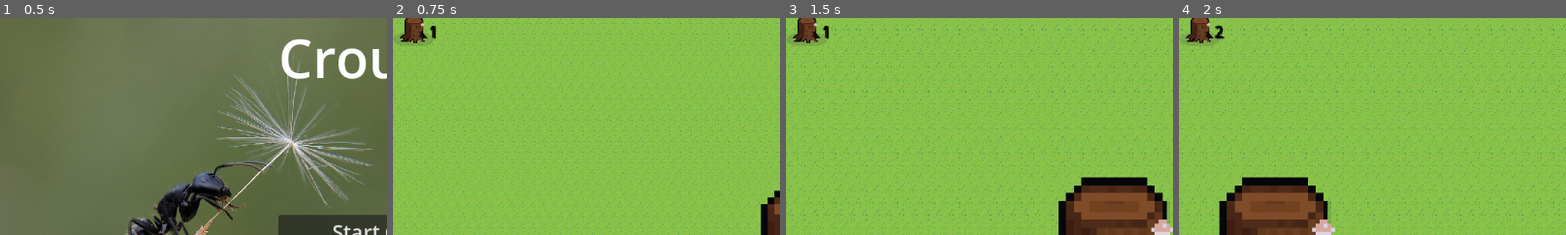
Above: before the commit, frames 1-4 (left to right).
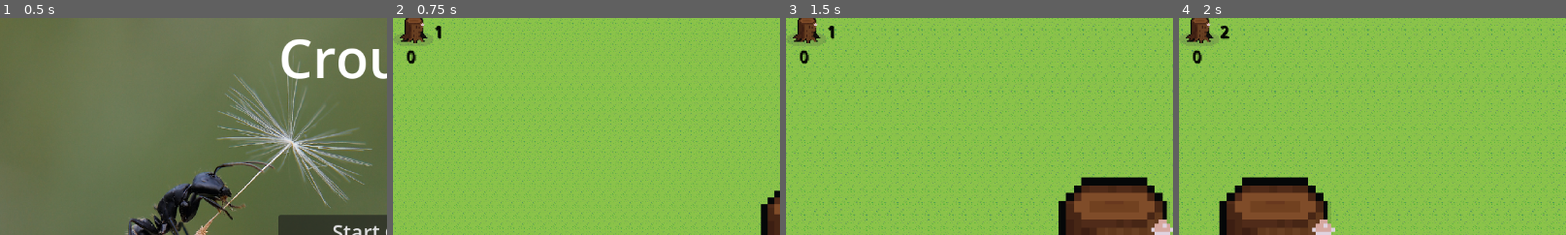
Above: after the commit, the same moments.

Repository: lotuscramoisi/Croumis
Game: Godot game, scene res://scene/main_menu.tscn
Two runs of this game, one before a commit and one after it. Both use one fixed random seed, a clock stepped at 60 frames per second and the inputs below.
Inputs (mouse positions are % of the whole screen's width and height, from its top left):
- Up to frame 1 (0.5 s): no input
- Up to frame 2 (0.75 s): click "Start Game" at 0.5 s
- Up to frame 3 (1.5 s): tap Enter at 1.25 s; move the mouse to (72, 45) at 1.27 s; hold D (input_right) from 1.28 s (still down); tap Mouse wheel down (input_scroll_down) at 1.35 s
- Up to frame 4 (2 s): keep holding D (input_right)
The pictures show only the part of the screen within x 0-50%, y 2-52%; the shares and areas given below are measured in that part.

Frame 1 is identical in both runs. In frame 2, 0.3% of the frame differs, in the area x 3-13%, y 3-22%; in frame 3, 0.3%; in frame 4, 0.3%, in the area x 3-14%, y 3-22%.

Commit message:
Show food collected

Diff:
--- a/code/AntHandling.gd
+++ b/code/AntHandling.gd
@@ -106,9 +106,12 @@
 
 	# If close to base, reset to wandering
 	if position.distance_to(base_position) < 100:
+		if is_transporting != null:
+			GlobalColony.add_food_in_colony()
+
+		is_transporting = null
 		motivation_to_explore = 0
 		global_energy = 0
-		is_transporting = null
 		current_state = State.WANDERING
 
 func pick_direction_using_pheromons(delta):
--- a/code/GlobalColony.gd
+++ b/code/GlobalColony.gd
@@ -1,6 +1,7 @@
 extends Node
 
 var ants_alive = 0
+var food_in_colony = 0
 
 func add_ants():
 	ants_alive += 1
@@ -10,3 +11,6 @@
 
 func set_ants_alive(count):
 	ants_alive = count
+
+func add_food_in_colony():
+	food_in_colony += 1
--- a/code/numberOfAnts.gd
+++ b/code/numberOfAnts.gd
@@ -1,9 +1,12 @@
 extends Control
 
 @onready var label = $NumberOfAnts
+@onready var foodLabel = $FoodInColony
 
 func _ready():
 	GlobalColony.ants_alive
+	GlobalColony.food_in_colony
 
 func _process(delta: float) -> void:
 	label.text = str(GlobalColony.ants_alive)
+	foodLabel.text = str(GlobalColony.food_in_colony)
--- a/scene/UserUiInGame.tscn
+++ b/scene/UserUiInGame.tscn
@@ -20,11 +20,21 @@
 
 [node name="NumberOfAnts" type="Label" parent="."]
 layout_mode = 0
-offset_left = 53.0
+offset_left = 61.0
 offset_top = 14.0
-offset_right = 93.0
+offset_right = 101.0
 offset_bottom = 37.0
 scale = Vector2(1.36, 1.48692)
 theme_override_colors/font_color = Color(0, 0, 0, 1)
 theme_override_colors/font_shadow_color = Color(0, 0, 0, 1)
 theme_override_colors/font_outline_color = Color(0, 0, 0, 1)
+
+[node name="FoodInColony" type="Label" parent="."]
+offset_left = 20.0
+offset_top = 51.0
+offset_right = 41.0
+offset_bottom = 74.0
+scale = Vector2(1.36, 1.48692)
+theme_override_colors/font_color = Color(0, 0, 0, 1)
+theme_override_colors/font_shadow_color = Color(0, 0, 0, 1)
+theme_override_colors/font_outline_color = Color(0, 0, 0, 1)
